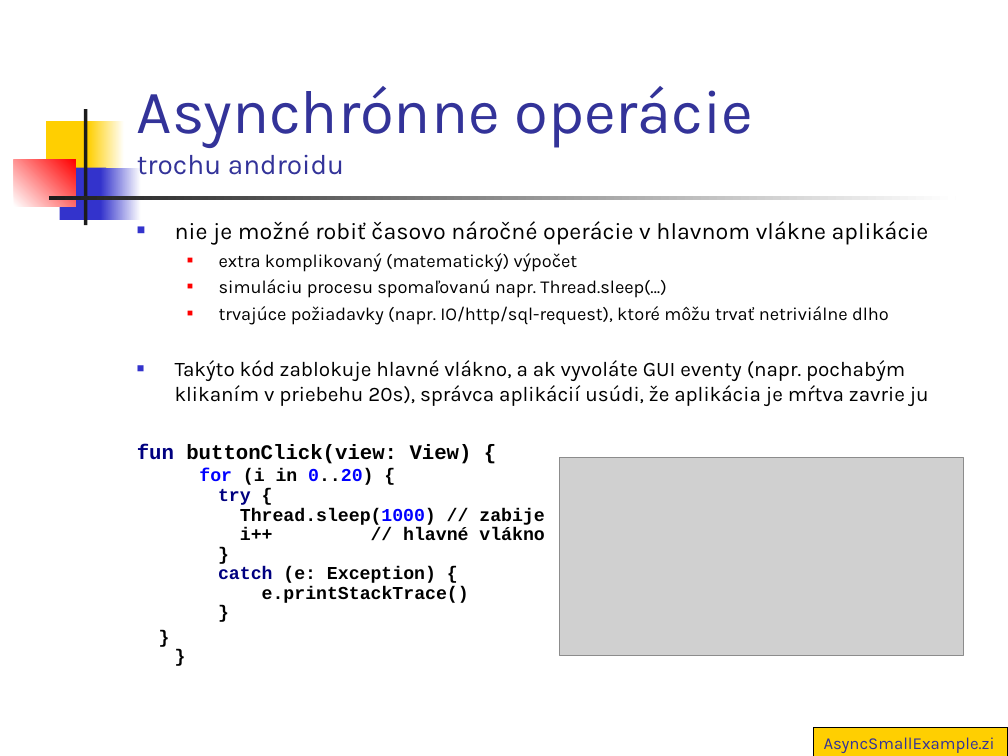
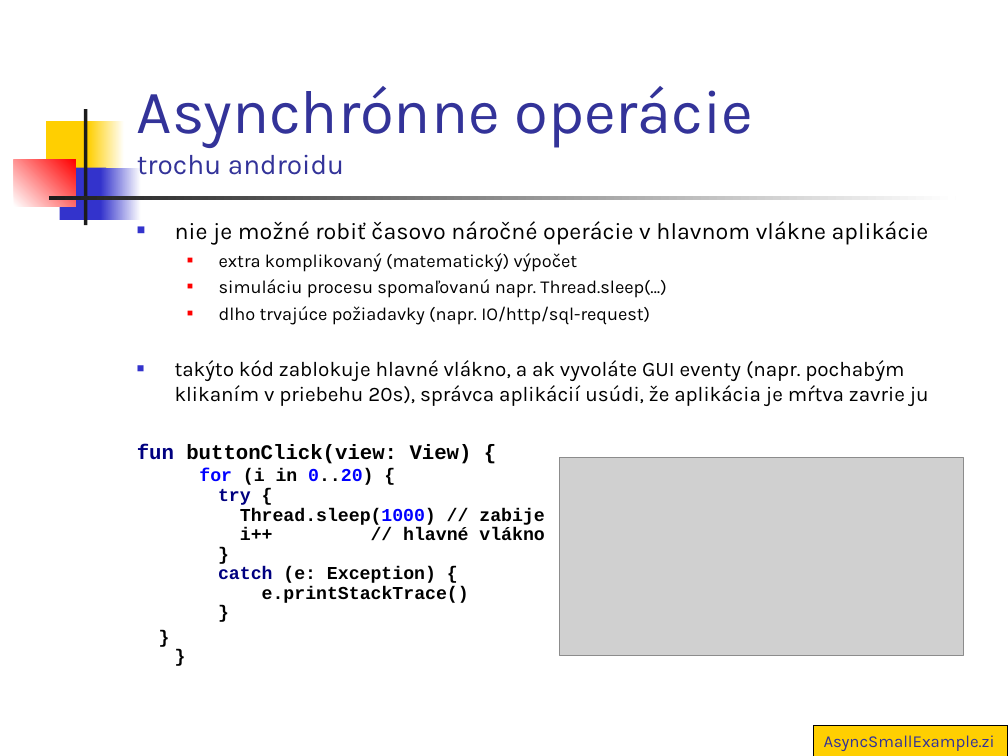
Before and after one commit to vmandro/Prednasky, a slide deck: slide 12 of 10/10_Android.ppt (slide 11 before the commit). Drawn at 1008x756 pixels with LibreOffice and Linux fonts; fonts in the diff are those of the drawing; grey boxes stand for pictures. Boxes give left, top, right and bottom in pixels: in the first picture for what was removed or moved away, otherwise in the second. Text is boxed around its words. In the diff, an @@ line names an element or a change of style, - is before the commit and + after.

```diff
--- a/10/10_Android.ppt
+++ b/10/10_Android.ppt
@@ text at (x1=175, y1=306, x2=929, y2=406): text changed @@
-  ■ trvajúce požiadavky (napr. IO/http/sql-request), ktoré môžu trvať netriviálne dlho
-■ Takýto kód zablokuje hlavné vlákno, a ak vyvoláte GUI eventy (napr. pochabým klikaním v priebehu 20s), správca aplikácií usúdi, že aplikácia je mŕtva zavrie ju
+  ■ dlho trvajúce požiadavky (napr. IO/http/sql-request)
+■ takýto kód zablokuje hlavné vlákno, a ak vyvoláte GUI eventy (napr. pochabým klikaním v priebehu 20s), správca aplikácií usúdi, že aplikácia je mŕtva zavrie ju
```
Also in this commit, not shown: 22 other slides changed, 6 slides added, 4 other files.
